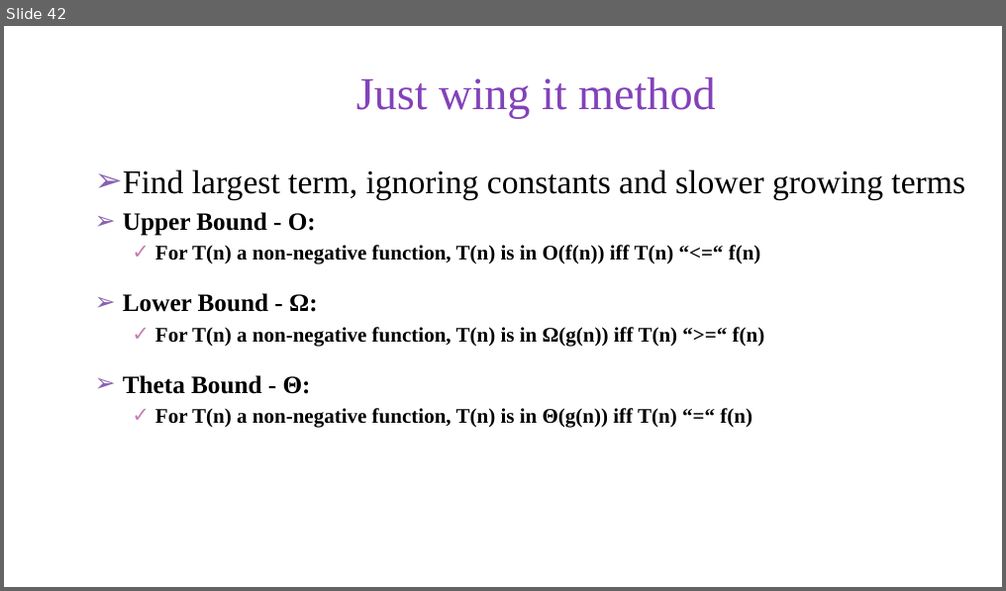
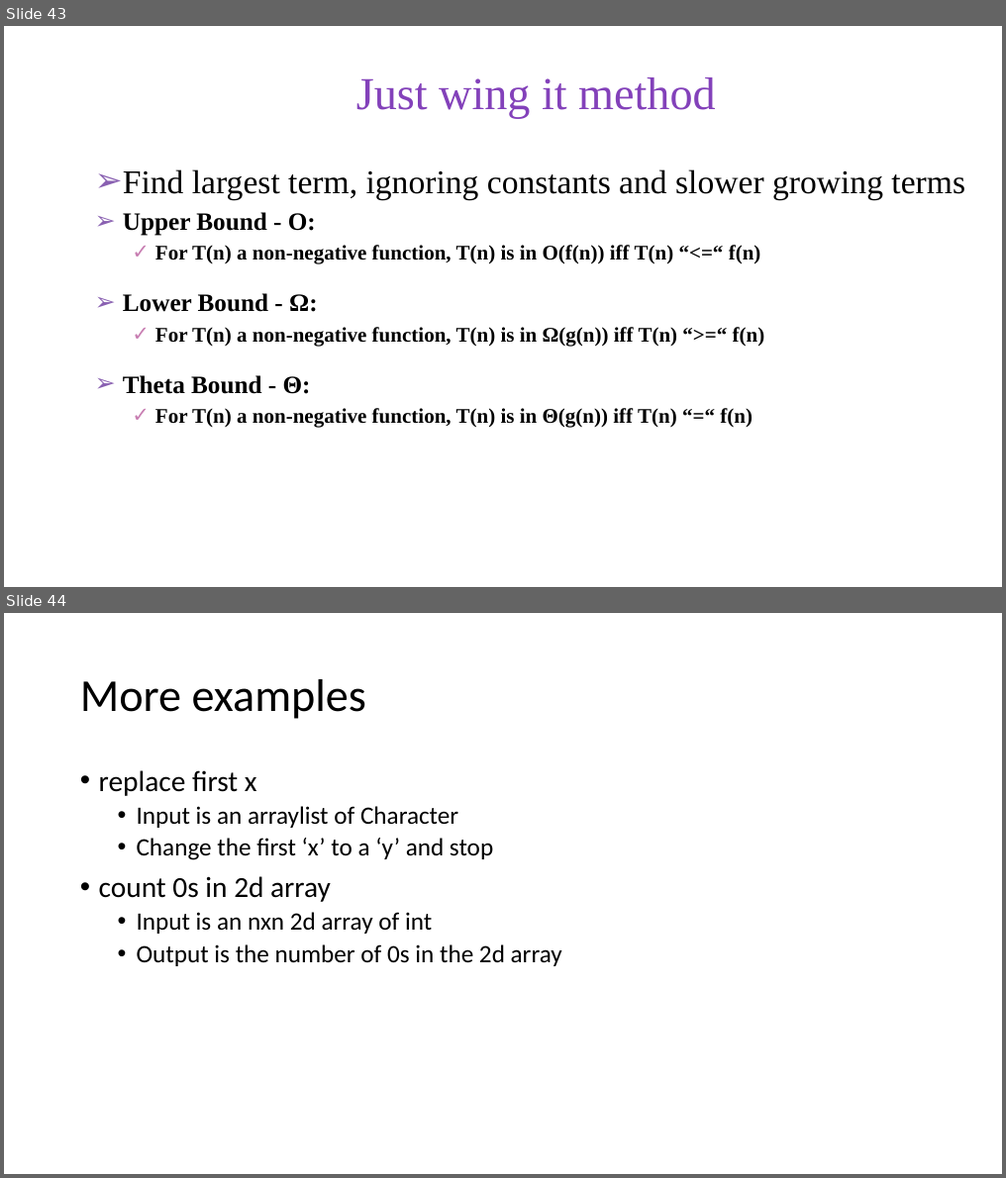
Before and after one commit to skalakm/232, a slide deck: notes.pptx. Shown one above the other, each under a label of ours: slide 42 before the commit, slides 43 and 44 after it. The pictures are 1006x591 and 1006x1178 pixels, drawn with LibreOffice and Linux fonts; fonts in the diff are those of the drawing; background and template pictures are left out. Boxes give left, top, right and bottom in pixels: in the first picture for what was removed or moved away, otherwise in the second. Text is boxed around its words. In the diff, an @@ line names an element or a change of style, - is before the commit and + after.

```diff
--- a/notes.pptx
+++ b/notes.pptx
@@ slide 44 added at [4,613,1002,1174], background #FFFFFF @@
@@ title added at [80,679,366,719], 44 pt, text #000000 @@
+More examples
@@ text added at [99,770,562,966], 24 pt, text #000000 @@
+• replace first x
+  • Input is an arraylist of Character
+  • Change the first ‘x’ to a ‘y’ and stop
+• count 0s in 2d array
+  • Input is an nxn 2d array of int
+  • Output is the number of 0s in the 2d array
@@ what was slide 42 is now slide 43 @@
```
Also in this commit, not shown: 7 other slides added.
